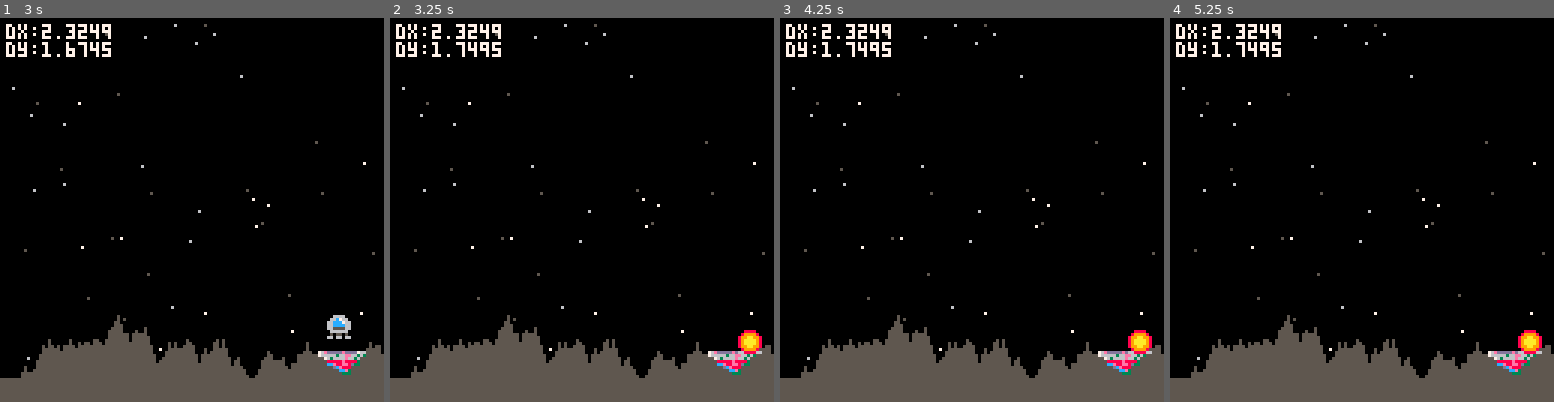
Above: before the commit, frames 1-4 (left to right).
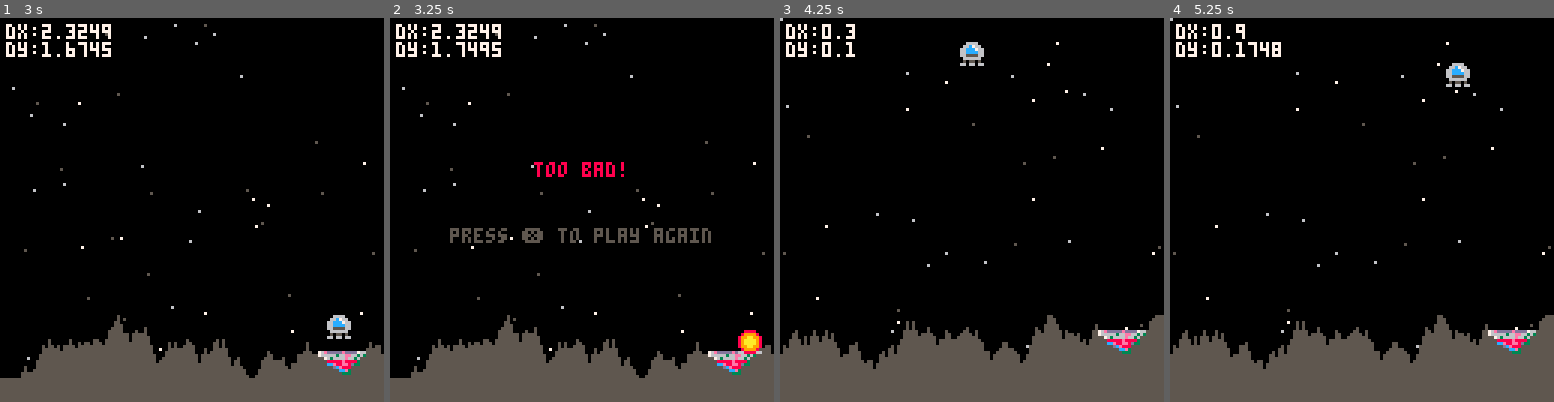
Above: after the commit, the same moments.

Repository: geopet/pico-8-lander
Game: PICO-8 cartridge lander.p8
The game is run twice, just before and just after one commit, with the same random seed, the same clock (stepped at 60 frames per second) and the same inputs.
Inputs:
- Up to frame 1 (3 s): tap X (X key) at 0.33, 1.07, 1.85, 2.97 s; hold Right 1.6-2.1 s; hold Up 2.15-2.42 s; hold Right from 2.47 s (still down)
- Up to frame 2 (3.25 s): release Right at 3.03 s; hold Left from 3.08 s (still down)
- Up to frame 3 (4.25 s): release Left at 3.58 s; hold Right from 4.02 s (still down); tap X (X key) at 4.08 s
- Up to frame 4 (5.25 s): release Right at 4.68 s; hold Up 4.73-5.03 s; hold Left from 5.08 s (still down); tap X (X key) at 5.2 s

Frame 1 is identical in both runs. In frame 2, 1.5% of the frame differs, in the area x 15-84%, y 37-59%; in frame 3, 6.7%, in the area x 0-100%, y 0-94%; in frame 4, 6.6%.

Commit message:
Add game restart

Diff:
--- a/lander.p8
+++ b/lander.p8
@@ -15,6 +15,10 @@
   if (not game_over) then
     move_player()
     check_land()
+  else
+    if (btnp(5)) then
+      _init()
+    end
   end
 end
 
@@ -26,6 +30,15 @@
 
   print("dx:"..p.dx,2,2,7)
   print("dy:"..p.dy,2,8,7)
+
+  if (game_over) then
+    if (win) then
+      print("you win!",48,48,11)
+    else
+      print("too bad!",48,48,8)
+    end
+    print("press ❎ to play again",20,70,5)
+  end
 end
 
 function make_player()
